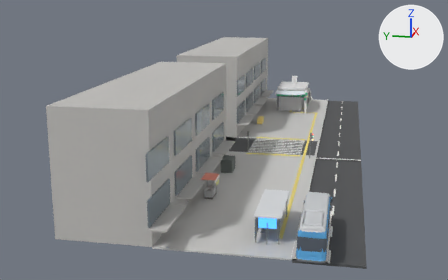
Before and after pictures for a commit that changed the glTF model game/public/models/map/Z1_GROUND.glb.
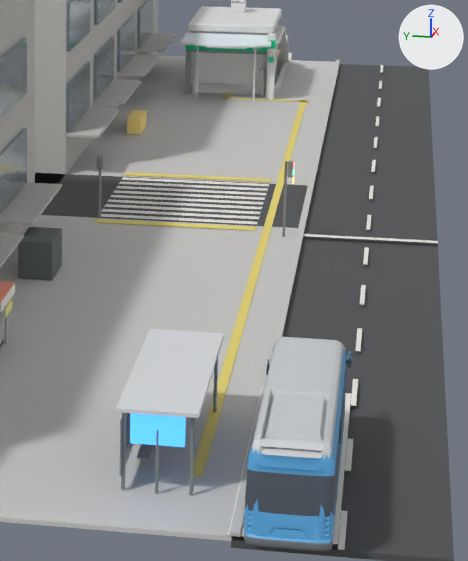
Each version appears first whole from a camera (50 mm lens) standing at (-111.6, 18.2, 21.7) and looking at (-26.6, 35.2, 0.4), and next in a close-up on the part from 48% to 83% of the width and 28% to 95% of the height. The lights are fixed; the arrows at upper right show +X, +Y and +Z. The last two pictures show the newer version. Where no turn or scale is listed for an object, it has been applied to the vertices. Vertices at exactly the same position are counted once.

The first close-up shows 'Z1_BS_roof', 'Z1_OBJ01_bus.001', 'Z1_OBJ04_stall', 'Z1_OBJ05_entrance', 'Z1_bld_mass_E', 'Z1_bld_mass_W', 'Z1_curb', 'Z1_road', 'Z1_sidest', 'Z1_sidewalk_E', 'Z1_sidewalk_W', 'Z1_tact_line' and 62 more.
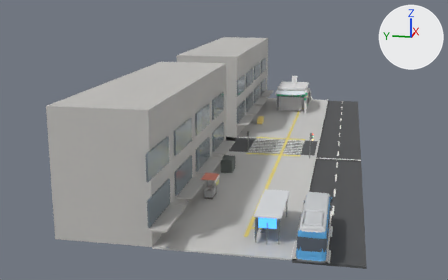
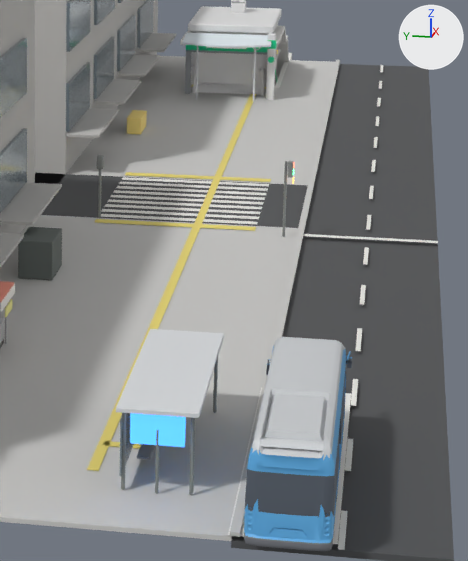
The change, as a diff of the scene's bpy script:
```diff
--- a/game/public/models/map/Z1_GROUND.glb.py
+++ b/game/public/models/map/Z1_GROUND.glb.py
@@ me_z1_tact_line_mesh_001 @@
 # used by ob_z1_tact_line; location = (0.0, 0.0, 0.0)
-me_z1_tact_line_mesh_001.from_pydata(...)  # 20 vertices, 36 faces; spans x -60.0..1.3, y 23.2..28.2, z 0.0
+me_z1_tact_line_mesh_001.from_pydata(...)  # 16 vertices, 24 faces; spans x -60.2..1.5, y 25.6..26.7, z 0.0
+# me_z1_tact_line_mesh_001 part 1: the whole mesh is rebuilt
 me_z1_tact_line_mesh_001.materials.append(mat_sw_tactile)
```

Location of each change, [x1, y1, x2, y2] in pixels of the close-ups (468 x 561 px):
'Z1_tact_line', reshaped (49% wider)
    before: [194, 93, 307, 477]
    after: [87, 94, 256, 471]
